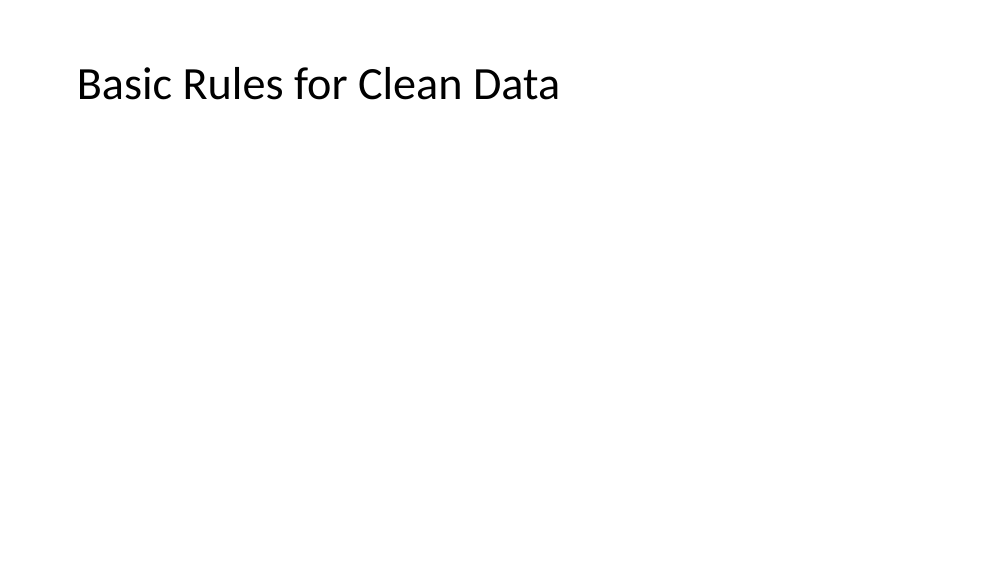
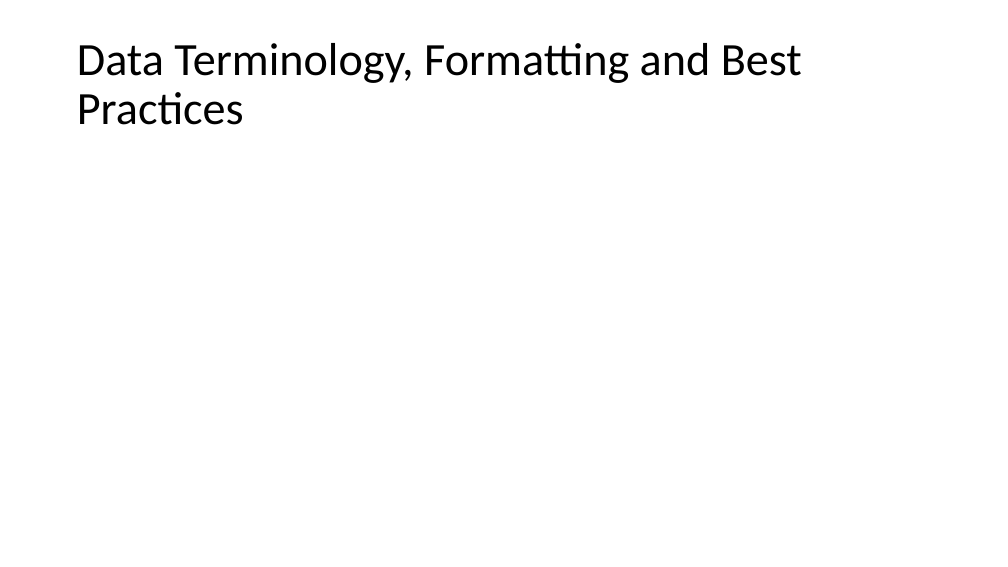
Before and after one commit to Robmattles/Python-For-Data-Analysis, a slide deck: slide 1 of Lecture Materials/Basic Rules for Clean Data.pptx. Drawn at 1008x567 pixels with LibreOffice and Linux fonts; fonts in the diff are those of the drawing. Boxes give left, top, right and bottom in pixels: in the first picture for what was removed or moved away, otherwise in the second. Text is boxed around its words. In the diff, an @@ line names an element or a change of style, - is before the commit and + after.

```diff
--- a/Lecture Materials/Basic Rules for Clean Data.pptx
+++ b/Lecture Materials/Basic Rules for Clean Data.pptx
@@ title at box(77, 43, 802, 125): text changed @@
-Basic Rules for Clean Data
+Data Terminology, Formatting and Best Practices
```
Also in this commit, not shown: 1 slide removed, 5 other files.
